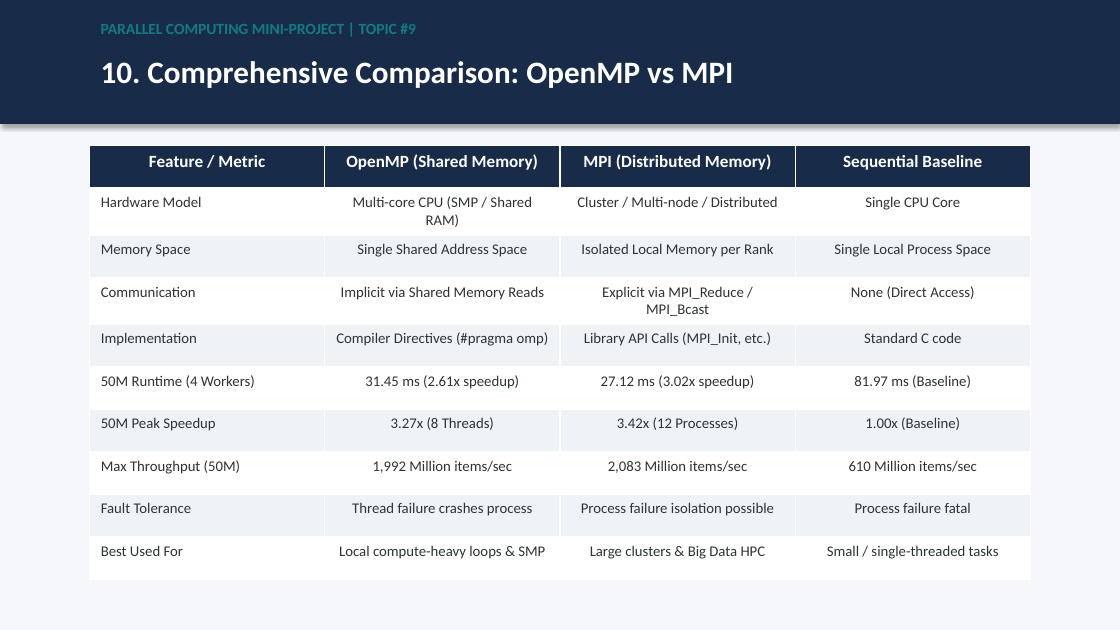
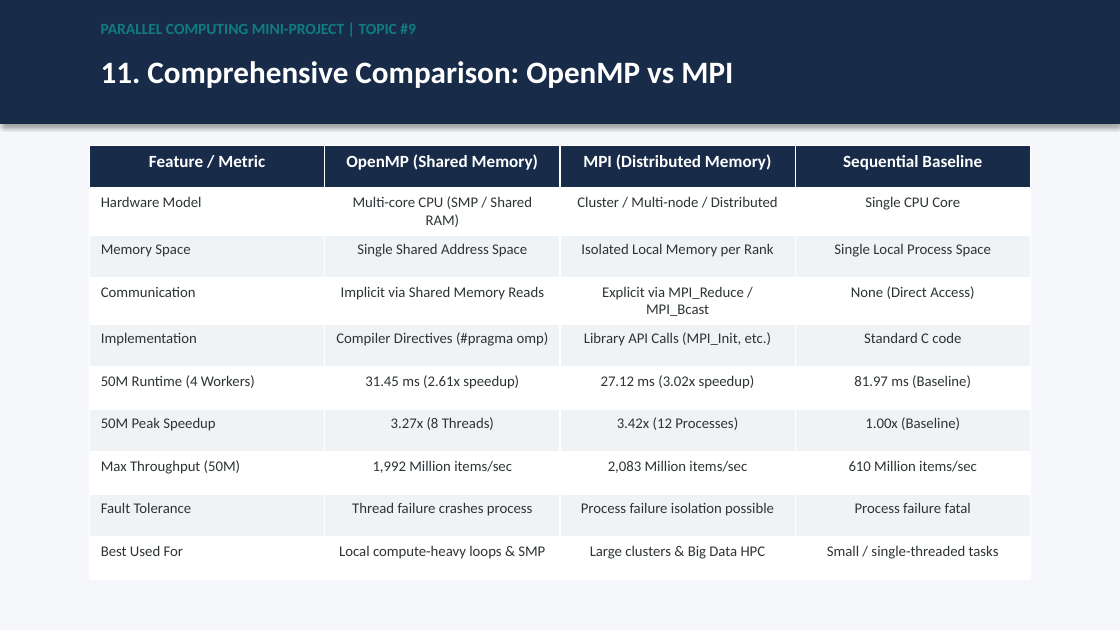
Before and after one commit to vinayhiremath440/openmp-vs-mpi-data-processing, a slide deck: slide 12 of presentation/OpenMP_vs_MPI_Data_Processing.pptx (slide 11 before the commit). Drawn at 1120x630 pixels with LibreOffice and Linux fonts; fonts in the diff are those of the drawing. Boxes give left, top, right and bottom in pixels: in the first picture for what was removed or moved away, otherwise in the second. Text is boxed around its words. In the diff, an @@ line names an element or a change of style, - is before the commit and + after.

```diff
--- a/presentation/OpenMP_vs_MPI_Data_Processing.pptx
+++ b/presentation/OpenMP_vs_MPI_Data_Processing.pptx
@@ text at bbox=[101, 61, 733, 88]: text changed @@
-10. Comprehensive Comparison: OpenMP vs MPI
+11. Comprehensive Comparison: OpenMP vs MPI
```
Also in this commit, not shown: 2 other slides changed, 1 slide added, 18 other files.
